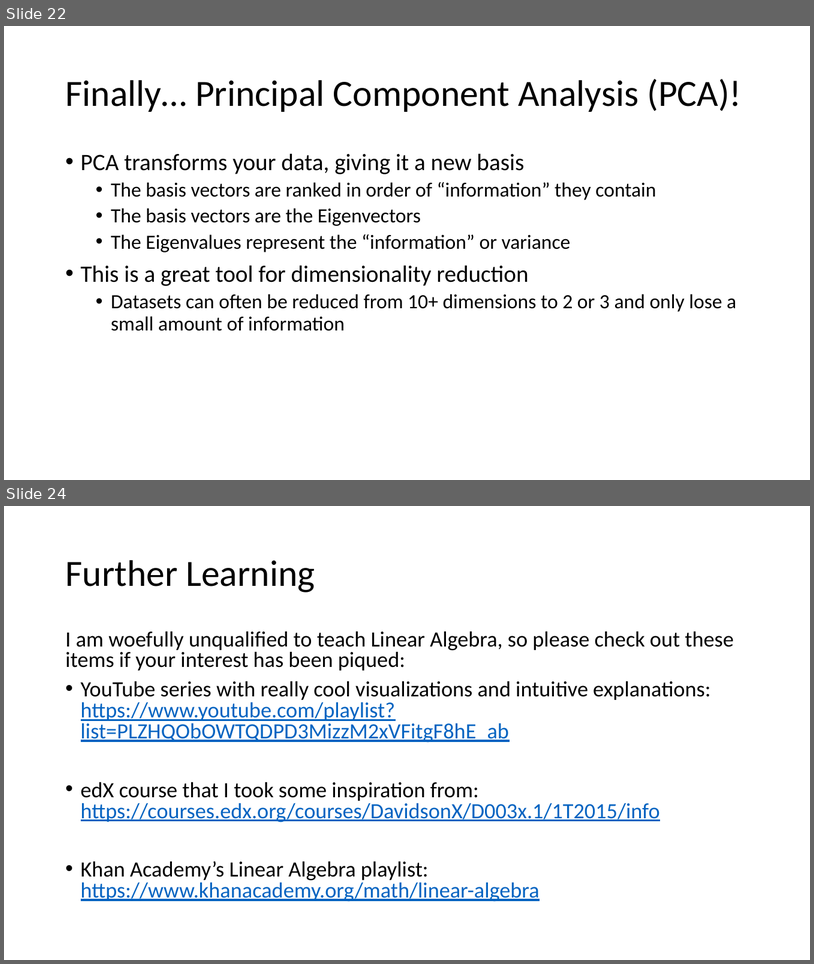
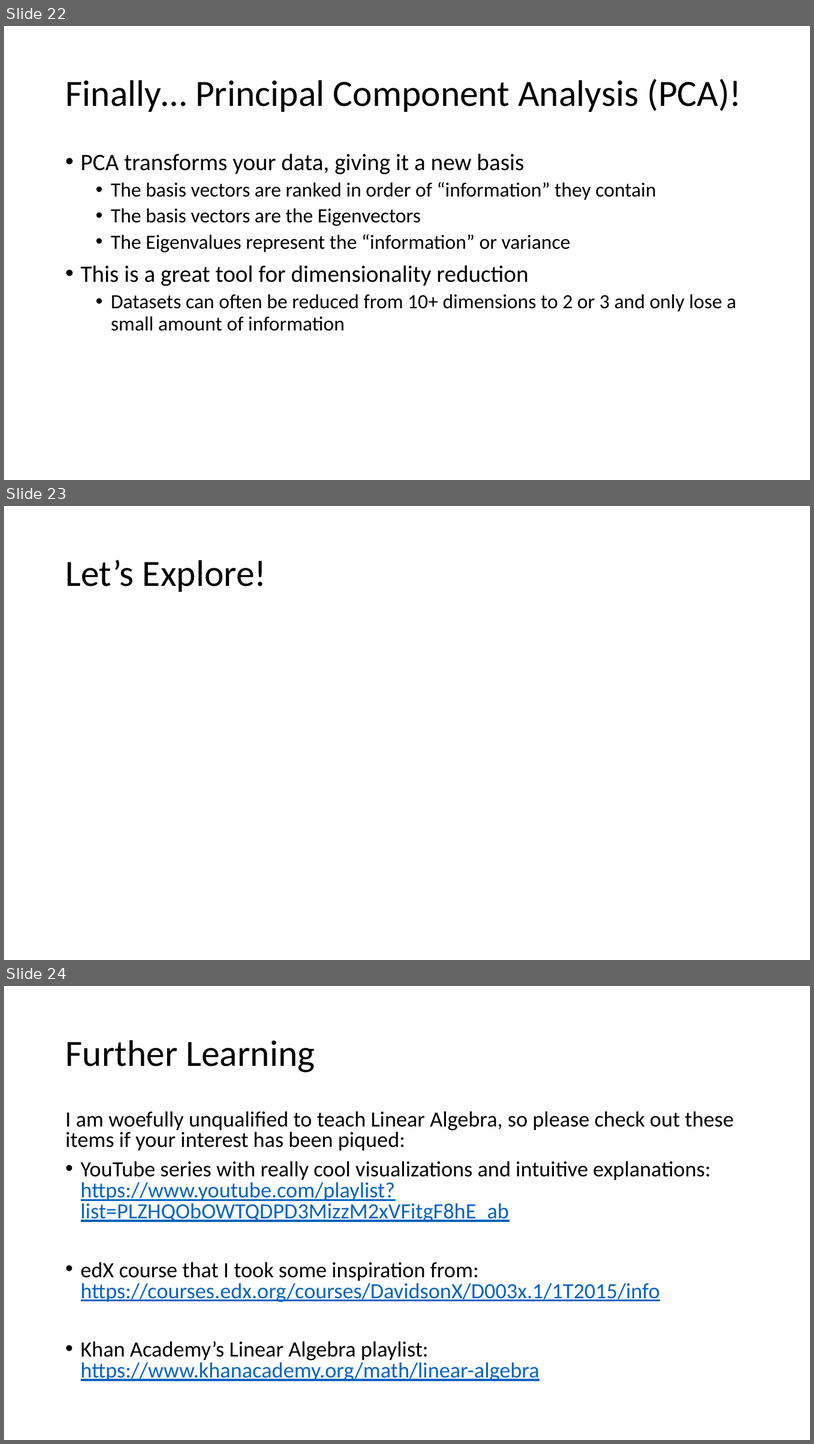
Before and after one commit to johink/PythonDS, a slide deck: Week4/Week4 Class1.pptx. Shown one above the other, each under a label of ours: slides 22 and 24 before the commit, slides 22, 23 and 24 after it; the slides between them are not shown. The pictures are 814x964 and 814x1444 pixels, drawn with LibreOffice and Linux fonts; fonts in the diff are those of the drawing. Boxes give left, top, right and bottom in pixels: in the first picture for what was removed or moved away, otherwise in the second. Text is boxed around its words. In the diff, an @@ line names an element or a change of style, - is before the commit and + after.

```diff
--- a/Week4/Week4 Class1.pptx
+++ b/Week4/Week4 Class1.pptx
@@ slide 23 added at [4,506,810,960], background #FFFFFF @@
@@ title added at [65,560,267,592], 44 pt, text #000000 @@
+Let’s Explore!
```
Also in this commit, not shown: 1 slide removed, 3 other files.
